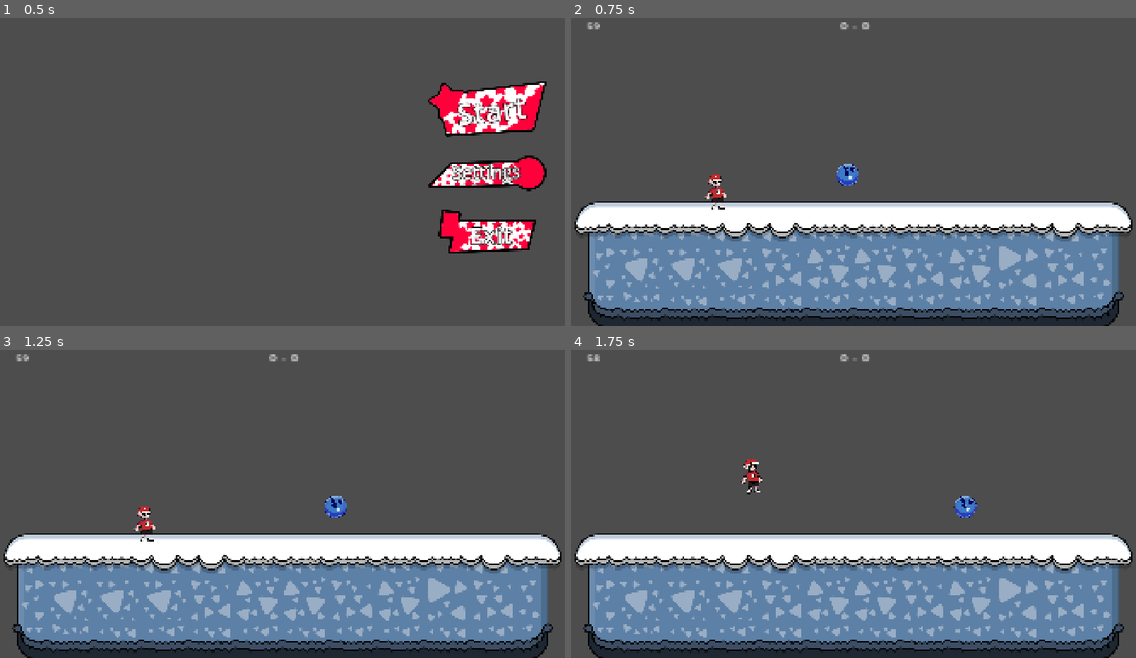
Above: before the commit, frames 1-4 (two rows, left to right).
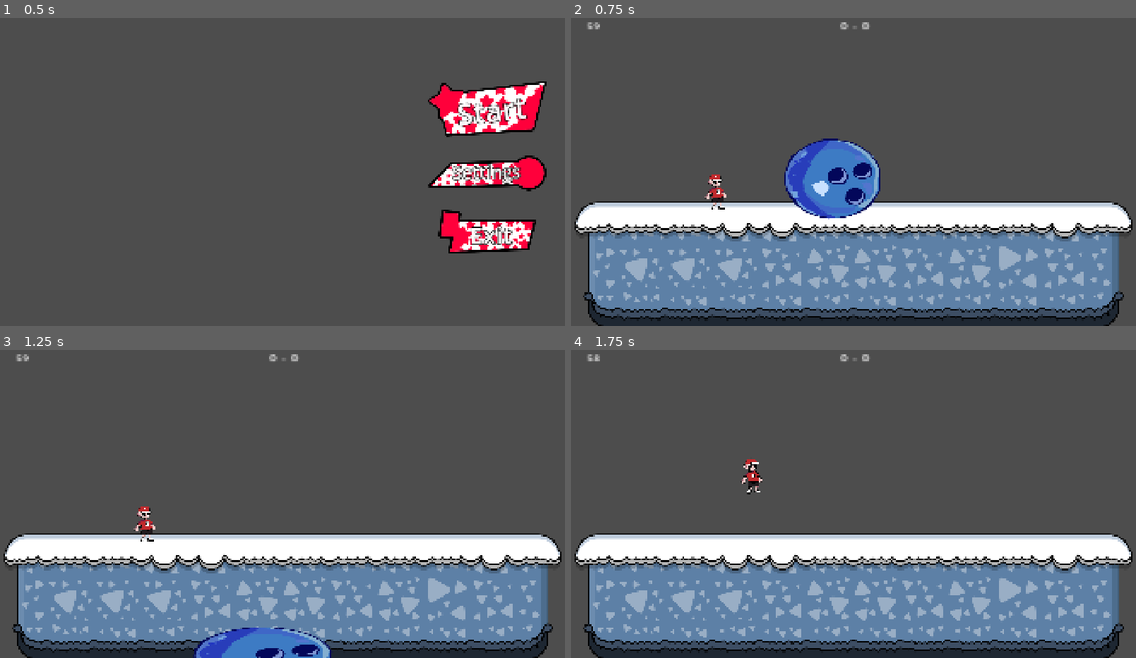
Above: after the commit, the same moments.

Repository: GuiDev-bit/Winter-Game-Jam
Game: Godot game, scene res://scenes/ui/main_menu.tscn
Two runs of this game, one before a commit and one after it. Both use one fixed random seed, a clock stepped at 60 frames per second and the inputs below.
Inputs:
- Up to frame 1 (0.5 s): no input
- Up to frame 2 (0.75 s): click "Start" at 0.5 s
- Up to frame 3 (1.25 s): no input
- Up to frame 4 (1.75 s): hold D (right) from 1.28 s (still down); tap W (jump) at 1.52 s

Frame 1 is identical in both runs. In frame 2, 3.5% of the frame differs, in the area x 37-55%, y 39-66%; in frame 3, 2.2%; in frame 4, 0.2%.

Commit message:
rigidbody2D ballphysique lourdeur et squash/stretch

Diff:
--- a/scenes/ball/ball.tscn
+++ b/scenes/ball/ball.tscn
@@ -6,7 +6,7 @@
 [sub_resource type="CircleShape2D" id="CircleShape2D_nv6q1"]
 radius = 38.013157
 
-[node name="Ball" type="CharacterBody2D" unique_id=1617553996]
+[node name="Ball" type="RigidBody2D" unique_id=1539097515]
 position = Vector2(879, 568)
 script = ExtResource("1_oqv3d")
 
@@ -17,3 +17,5 @@
 [node name="CollisionShape2D" type="CollisionShape2D" parent="." unique_id=180994026]
 position = Vector2(-6, -3)
 shape = SubResource("CircleShape2D_nv6q1")
+
+[connection signal="body_entered" from="." to="." method="_on_body_entered"]
--- a/script/ball/ball.gd
+++ b/script/ball/ball.gd
@@ -1,11 +1,52 @@
-extends CharacterBody2D
+extends RigidBody2D
+class_name Ball
 
-@export var speed : float = 400.0
-var direction : Vector2 = Vector2.RIGHT
+@onready var sprite : Sprite2D = $Sprite2D
+
+# Physique
+@export var bounce_force : float = 800.0
+@export var gravity_scale_value : float = 2.5  # lourdeur
+@export var squash_amount : float = 0.4
+@export var stretch_amount : float = 0.3
+
+var previous_velocity : Vector2 = Vector2.ZERO
+
+func _ready() -> void:
+	gravity_scale = gravity_scale_value
+	physics_material_override = PhysicsMaterial.new()
+	physics_material_override.bounce = 0.4  # rebond modéré
+	physics_material_override.friction = 0.8
 
 func _physics_process(_delta: float) -> void:
 	if GameManager.current_state != GameManager.GameState.PLAYING:
+		linear_velocity = Vector2.ZERO
+		return
+	apply_squash_stretch()
+	previous_velocity = linear_velocity
+
+# Appliquer une force sur la balle
+func apply_force_to_ball(direction: Vector2, force: float) -> void:
+	apply_central_impulse(direction.normalized() * force)
+
+# Squash et stretch selon la vitesse
+func apply_squash_stretch() -> void:
+	var speed = linear_velocity.length()
+
+	if speed < 10:
+		# Au repos, forme normale
+		sprite.scale = sprite.scale.lerp(Vector2.ONE, 0.2)
 		return
 
-	velocity = direction * speed
-	move_and_slide()
+	# Stretch dans la direction du mouvement
+	var stretch = 1.0 + (speed / bounce_force) * stretch_amount
+	var squash = 1.0 / stretch  # conservation du volume
+
+	var angle = linear_velocity.angle()
+	sprite.rotation = angle
+	sprite.scale = sprite.scale.lerp(Vector2(squash, stretch), 0.3)
+
+# Squash à l'impact
+func _on_body_entered(_body: Node) -> void:
+	var impact_strength = previous_velocity.length() / bounce_force
+	var squash = 1.0 + impact_strength * squash_amount
+	sprite.scale = Vector2(squash, 1.0 / squash)
